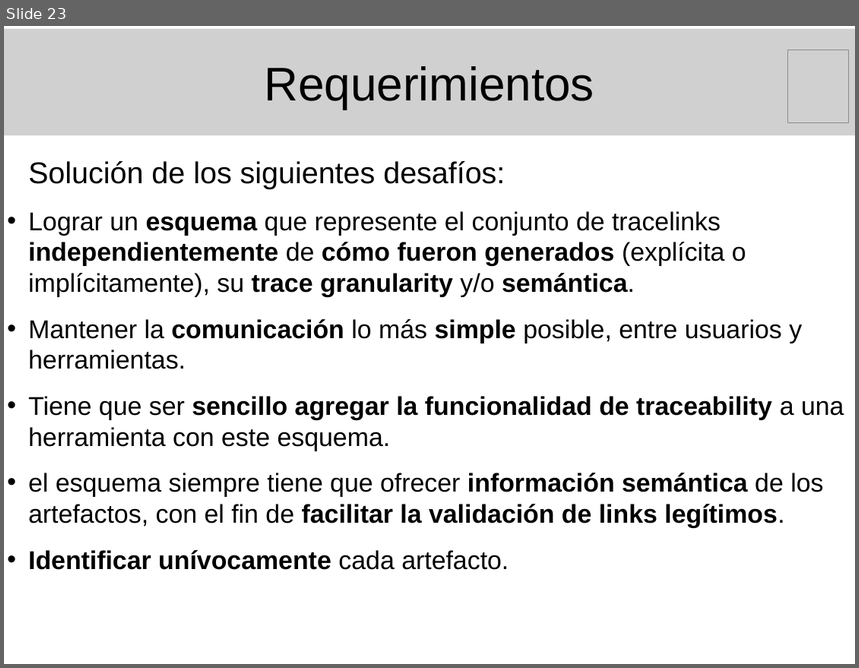
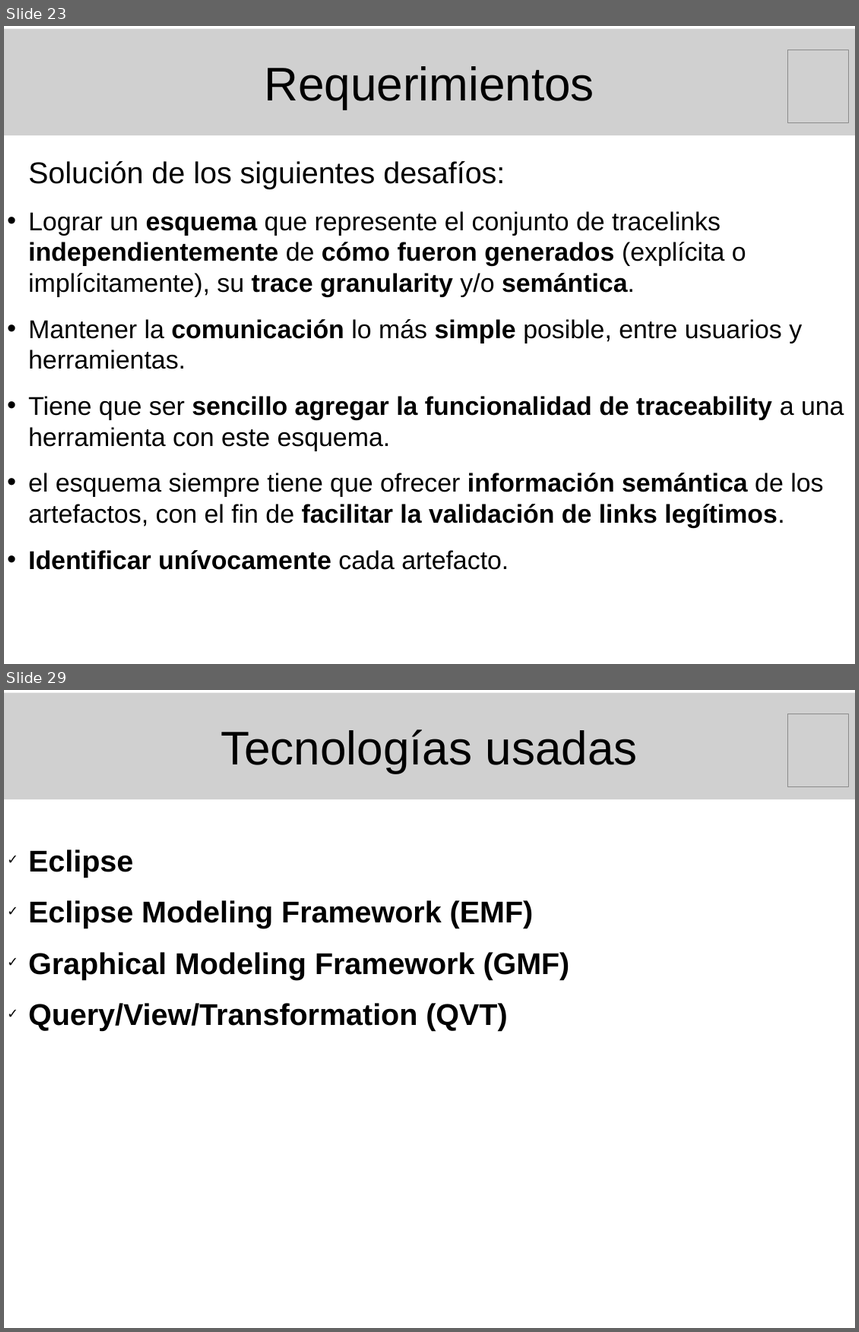
Before and after one commit to marianogili/TraceabilityEditor, a slide deck: Presentacion/PresentacionGili.odp. Shown one above the other, each under a label of ours: slide 23 before the commit, slides 23 and 29 after it; the slides between them are not shown. The pictures are 859x668 and 859x1332 pixels, drawn with LibreOffice and Linux fonts; fonts in the diff are those of the drawing; grey boxes stand for pictures. Boxes give left, top, right and bottom in pixels: in the first picture for what was removed or moved away, otherwise in the second. Text is boxed around its words. In the diff, an @@ line names an element or a change of style, - is before the commit and + after.

Commit message:
Presentación de la tesis:  - Manos a la obra      -> Esquema propuesto      -> Prototipo      -> Tecnologías usadas      -> Conclusión      -> Trabajos futuros

```diff
--- a/Presentacion/PresentacionGili.odp
+++ b/Presentacion/PresentacionGili.odp
@@ slide 29 added at box(4, 690, 855, 1328), background #FFFFFF @@
@@ picture added at box(4, 693, 855, 799), 44 pt, text #000000 @@
+Tecnologías usadas
@@ picture added at box(789, 714, 850, 787) @@
@@ text added at box(28, 850, 570, 1031), 28 pt, text #000000, bold @@
+✓ Eclipse
+✓ Eclipse Modeling Framework (EMF)
+✓ Graphical Modeling Framework (GMF)
+✓ Query/View/Transformation (QVT)
```
Also in this commit, not shown: 10 other slides added.
